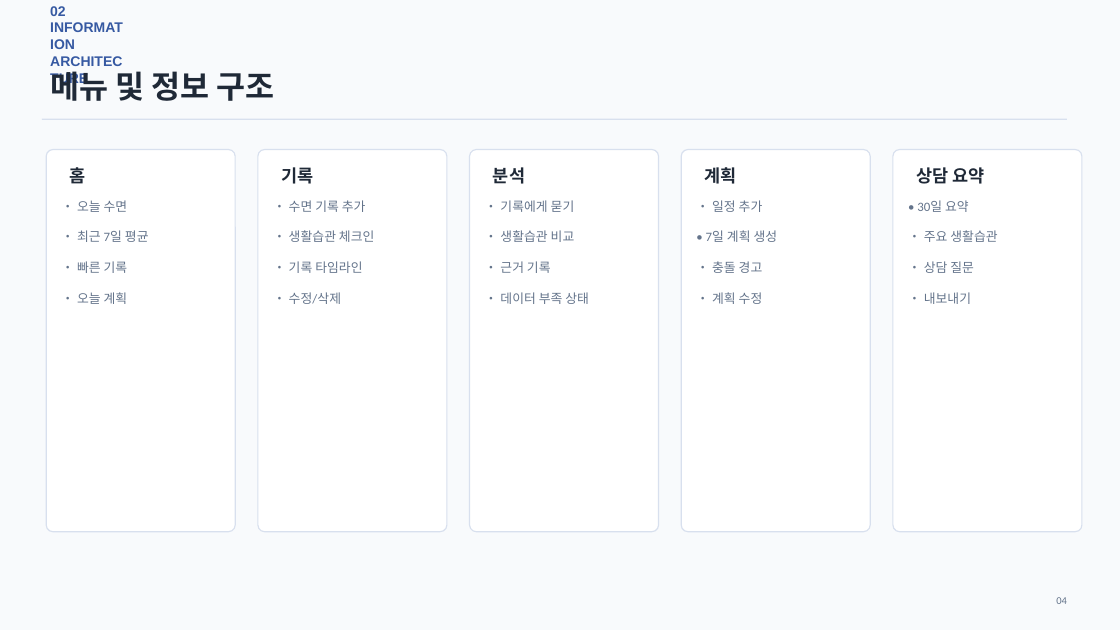
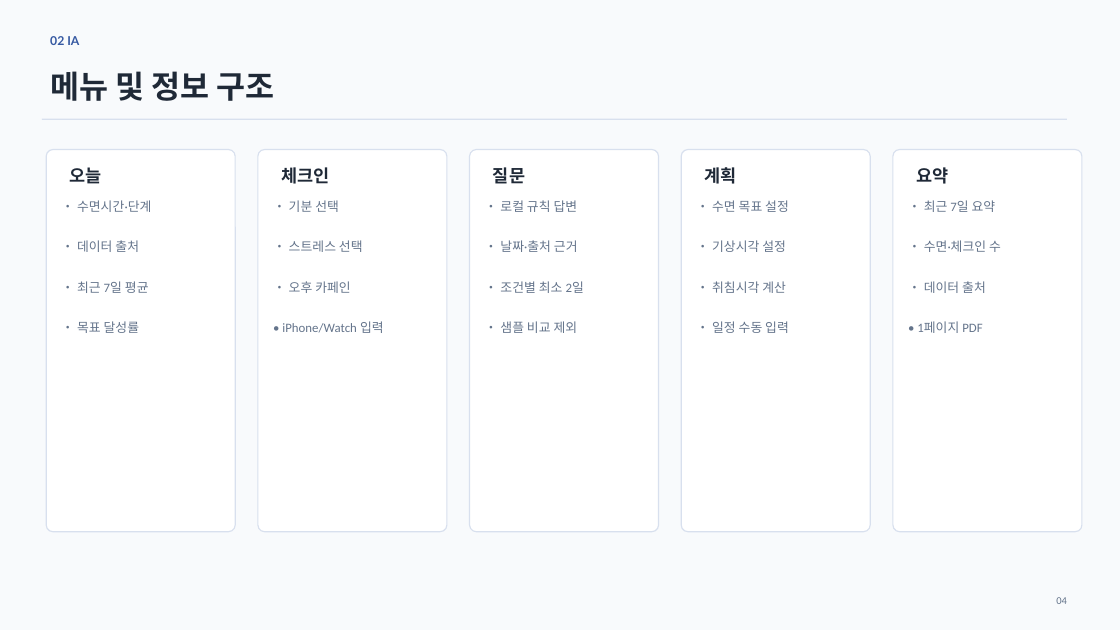
Before and after one commit to JinWoong-Jung/snorlax, a slide deck: slide 4 of 02_Jammanbo_UIUX.pptx. Drawn at 1120x630 pixels with LibreOffice and Linux fonts; fonts in the diff are those of the drawing. Boxes give left, top, right and bottom in pixels: in the first picture for what was removed or moved away, otherwise in the second. Text is boxed around its words. In the diff, an @@ line names an element or a change of style, - is before the commit and + after.

```diff
--- a/02_Jammanbo_UIUX.pptx
+++ b/02_Jammanbo_UIUX.pptx
@@ text at (50, 36, 79, 45): text changed; size 12 to 10.5 pt; font Arial to Lato @@
-02 INFORMATION ARCHITECTURE
+02 IA
@@ text "메뉴 및 정보 구조" at (50, 71, 275, 101): font Arial to Lato @@
@@ text at (70, 167, 102, 184): text changed @@
-홈
+오늘
@@ text at (281, 167, 329, 184): text changed @@
-기록
+체크인
@@ text at (493, 167, 525, 184): text changed @@
-분석
+질문
@@ text at (916, 167, 948, 184): text changed @@
-상담 요약
+요약
@@ text at (77, 200, 151, 252): text changed @@
-• 오늘 수면
+• 수면시간·단계
+• 데이터 출처
@@ text at (282, 200, 384, 333): text changed @@
-• 수면 기록 추가
-• 생활습관 체크인
-• 기록 타임라인
-• 수정/삭제
+• 기분 선택
+• 스트레스 선택
+• 오후 카페인
+• iPhone/Watch 입력
@@ text at (500, 200, 584, 333): text changed @@
-• 기록에게 묻기
-• 생활습관 비교
-• 근거 기록
-• 데이터 부족 상태
+• 로컬 규칙 답변
+• 날짜·출처 근거
+• 조건별 최소 2일
+• 샘플 비교 제외
@@ text at (712, 200, 789, 333): text changed @@
-• 일정 추가
-• 7일 계획 생성
-• 충돌 경고
-• 계획 수정
+• 수면 목표 설정
+• 기상시각 설정
+• 취침시각 계산
+• 일정 수동 입력
@@ text at (917, 200, 1001, 333): text changed @@
-• 30일 요약
-• 주요 생활습관
-• 상담 질문
-• 내보내기
+• 최근 7일 요약
+• 수면·체크인 수
+• 데이터 출처
+• 1페이지 PDF
@@ text at (77, 321, 139, 333): text changed @@
-• 빠른 기록
-• 오늘 계획
+• 목표 달성률
```
Also in this commit, not shown: 7 other slides changed, 5 slides added, 4 slides removed, 58 other files.
